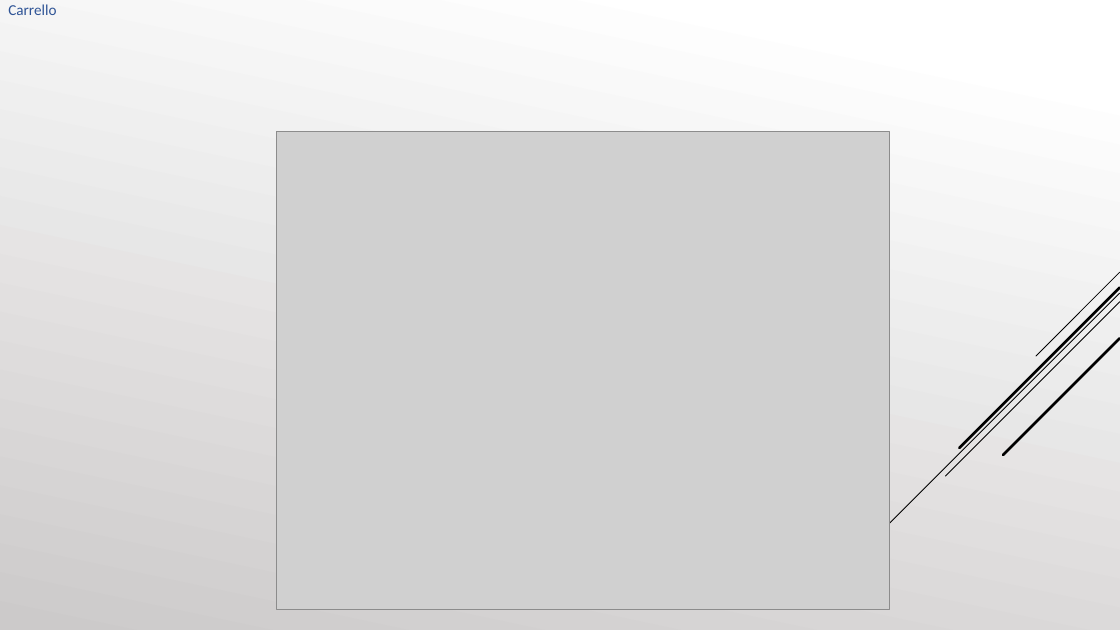
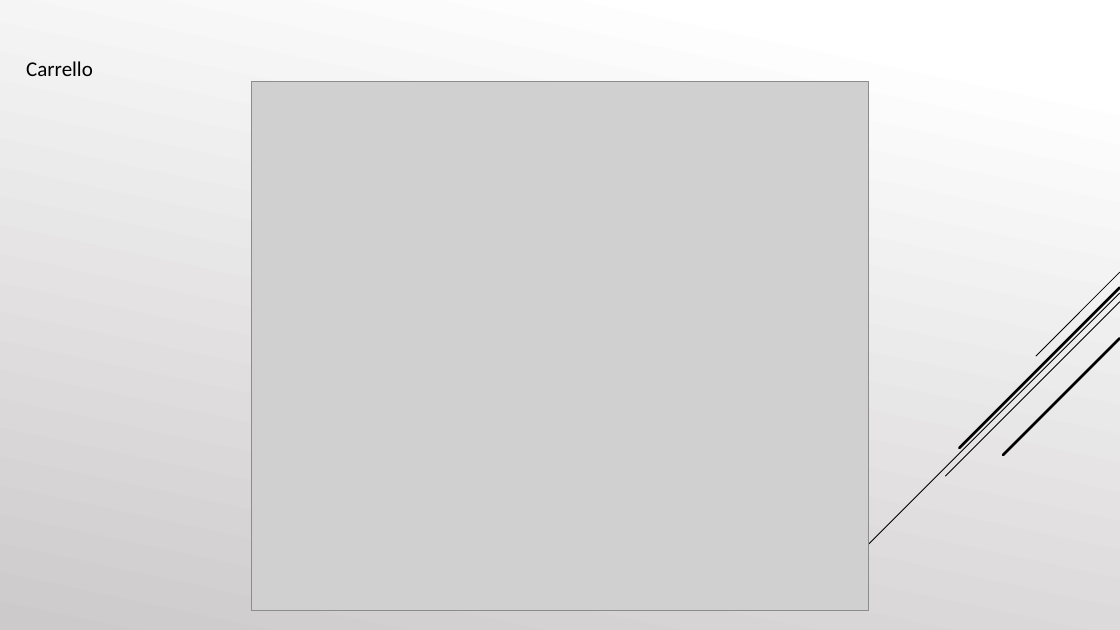
Before and after one commit to cosimob28/GamesHub, a slide deck: slide 21 of Work in progress/Presentazione/GamesHub.pptx. Drawn at 1120x630 pixels with LibreOffice and Linux fonts; fonts in the diff are those of the drawing; grey boxes stand for pictures. Boxes give left, top, right and bottom in pixels: in the first picture for what was removed or moved away, otherwise in the second. Text is boxed around its words. In the diff, an @@ line names an element or a change of style, - is before the commit and + after.

```diff
--- a/Work in progress/Presentazione/GamesHub.pptx
+++ b/Work in progress/Presentazione/GamesHub.pptx
@@ text "Carrello": place and size @@
-text "Carrello" at <box>8,4,56,15</box>
+text "Carrello" at <box>26,61,93,76</box>
@@ text "Carrello" at <box>26,61,93,76</box>: size 13 to 18 pt, text colour #2F5496 to #000000 @@
@@ picture: place and size @@
-picture at <box>276,131,889,610</box>
+picture at <box>252,82,869,611</box>
```
Also in this commit, not shown: 16 other slides changed, 2 slides added, 1 slide removed.
